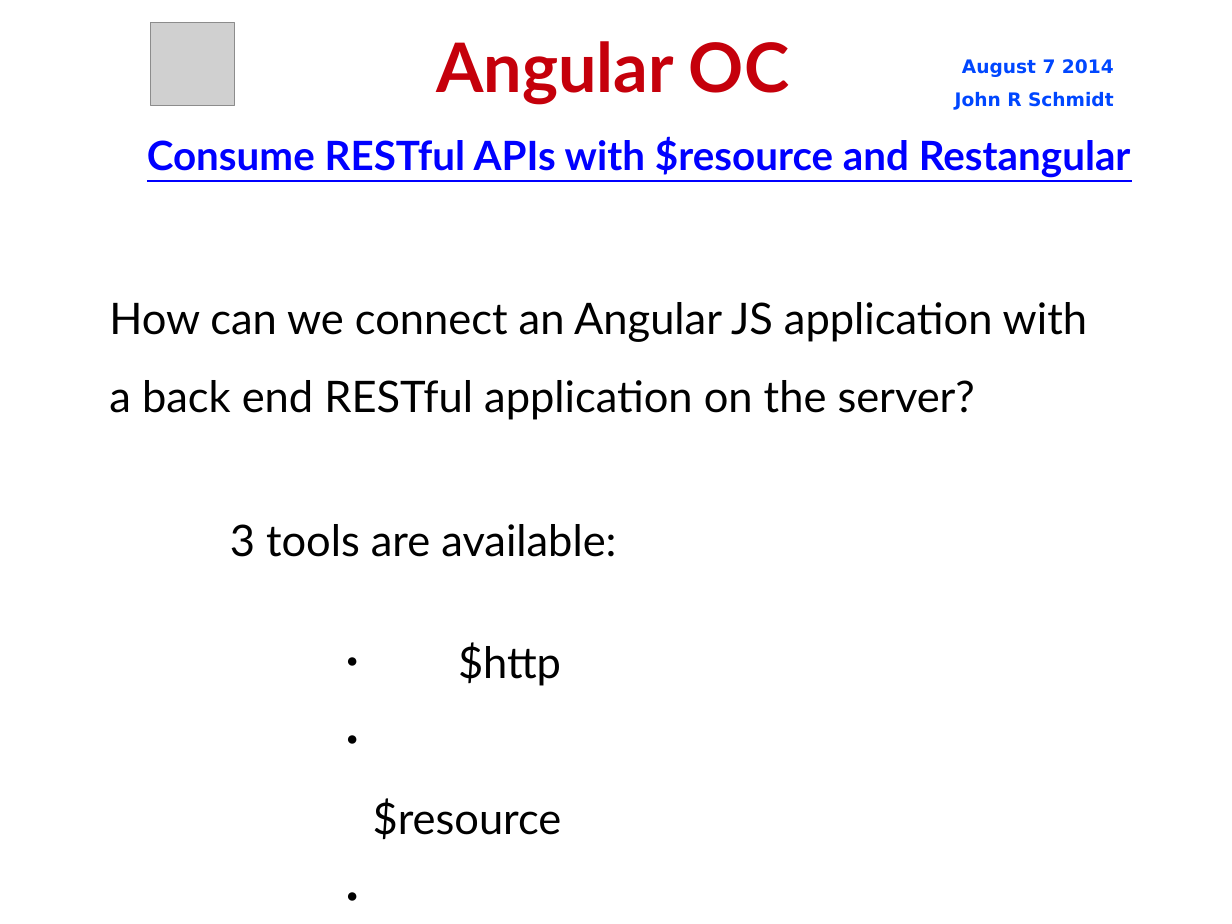
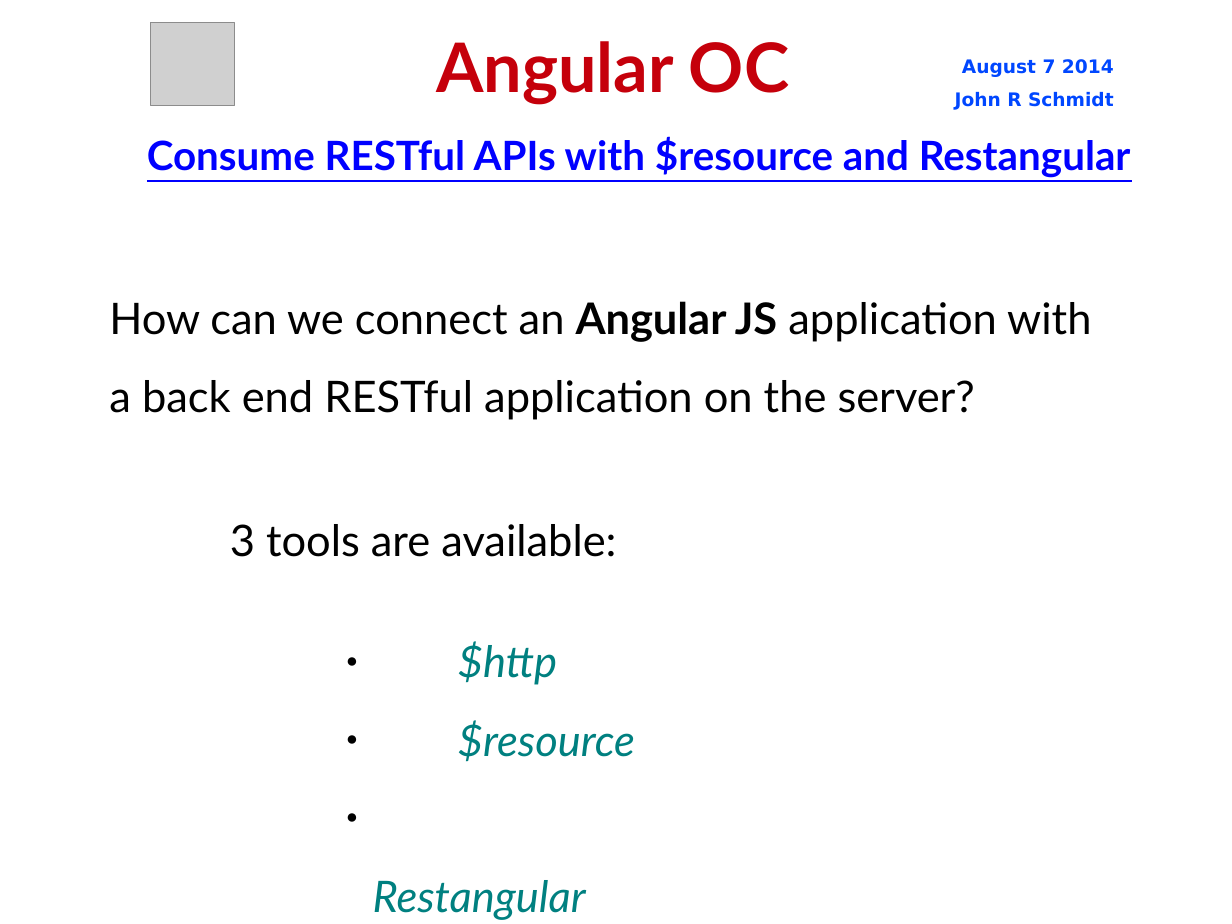
Before and after one commit to jrschmidt/fifa-angular-rest-demo, a slide deck: slide 4 of fifa.odp. Drawn at 1232x924 pixels with LibreOffice and Linux fonts; fonts in the diff are those of the drawing; grey boxes stand for pictures; background and template pictures are left out. Boxes give left, top, right and bottom in pixels: in the first picture for what was removed or moved away, otherwise in the second. Text is boxed around its words. In the diff, an @@ line names an element or a change of style, - is before the commit and + after.

```diff
--- a/fifa.odp
+++ b/fifa.odp
@@ subtitle "How can we connect an ..." at <box>109,301,1091,420</box>: bold on in "Angular JS" @@
@@ text "$http" at <box>373,641,635,920</box>: text colour #000000 to #008080, italic on @@
```
Also in this commit, not shown: 20 other slides changed, 1 slide removed, 2 other files.
